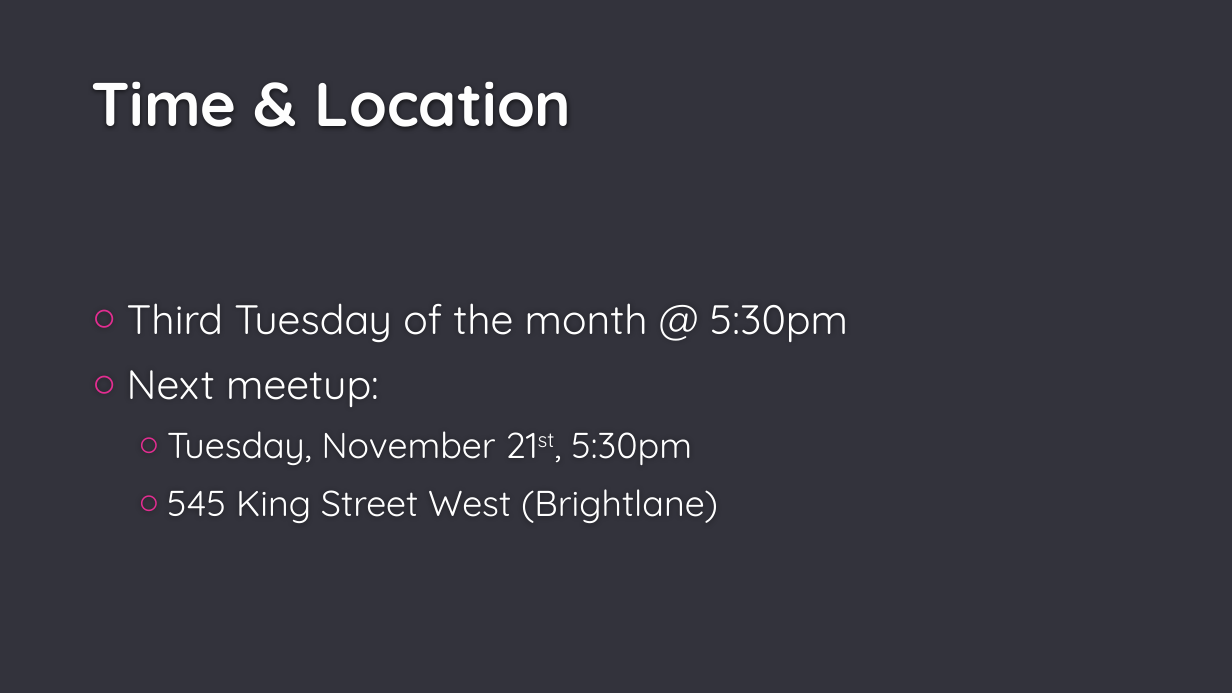
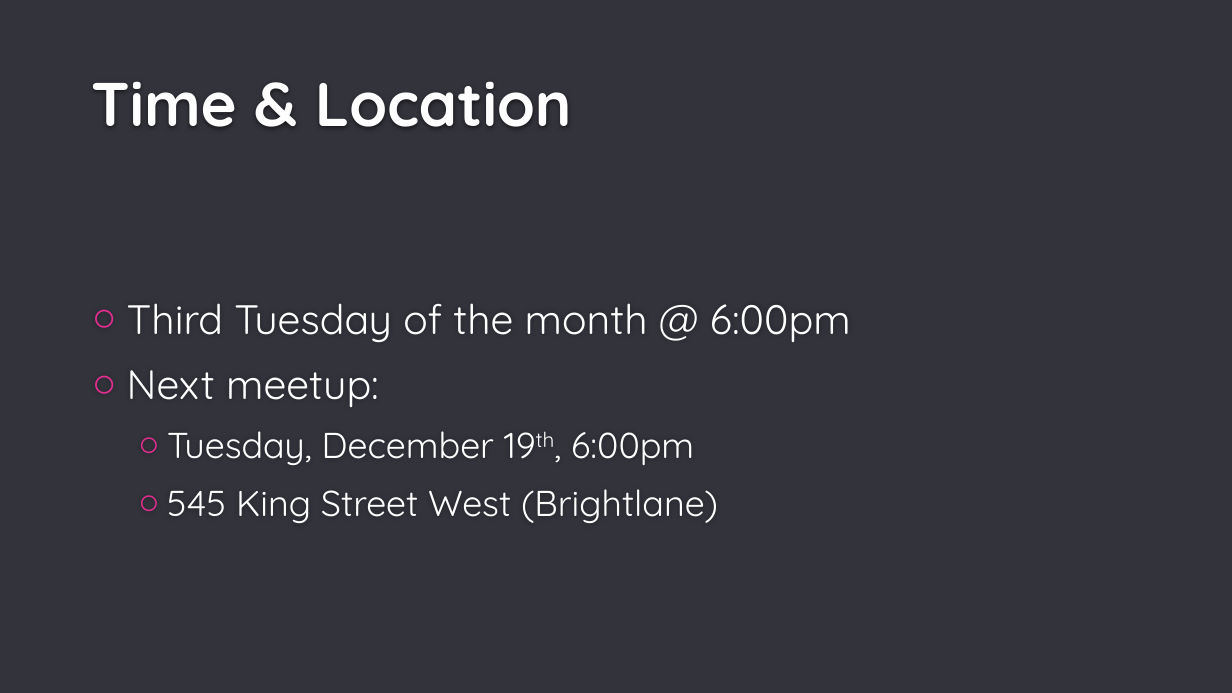
Before and after one commit to TorontoMobileDevelopers/Presentations, a slide deck: slide 5 of 2017-11_21_The_Importance_of_Social_Login/The importance of social login.pptx. Drawn at 1232x693 pixels with LibreOffice and Linux fonts; fonts in the diff are those of the drawing; background and template pictures are left out. Boxes give left, top, right and bottom in pixels: in the first picture for what was removed or moved away, otherwise in the second. Text is boxed around its words. In the diff, an @@ line names an element or a change of style, - is before the commit and + after.

Commit message:
Upaded intro slides

```diff
--- a/2017-11_21_The_Importance_of_Social_Login/The importance of social login.pptx
+++ b/2017-11_21_The_Importance_of_Social_Login/The importance of social login.pptx
@@ text at box(127, 303, 851, 342): text changed @@
-○ Third Tuesday of the month @ 5:30pm
+○ Third Tuesday of the month @ 6:00pm
@@ text at box(167, 431, 694, 465): text changed @@
-  ○ Tuesday, November 21st, 5:30pm
+  ○ Tuesday, December 19th, 6:00pm
```
